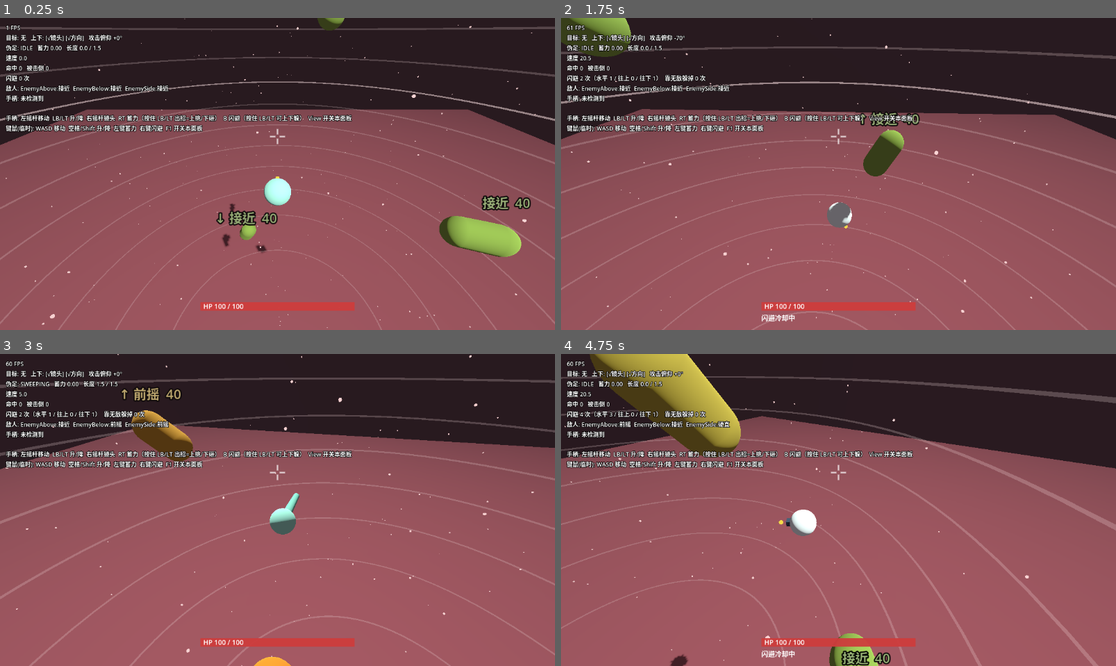
Above: before the commit, frames 1-4 (two rows, left to right).
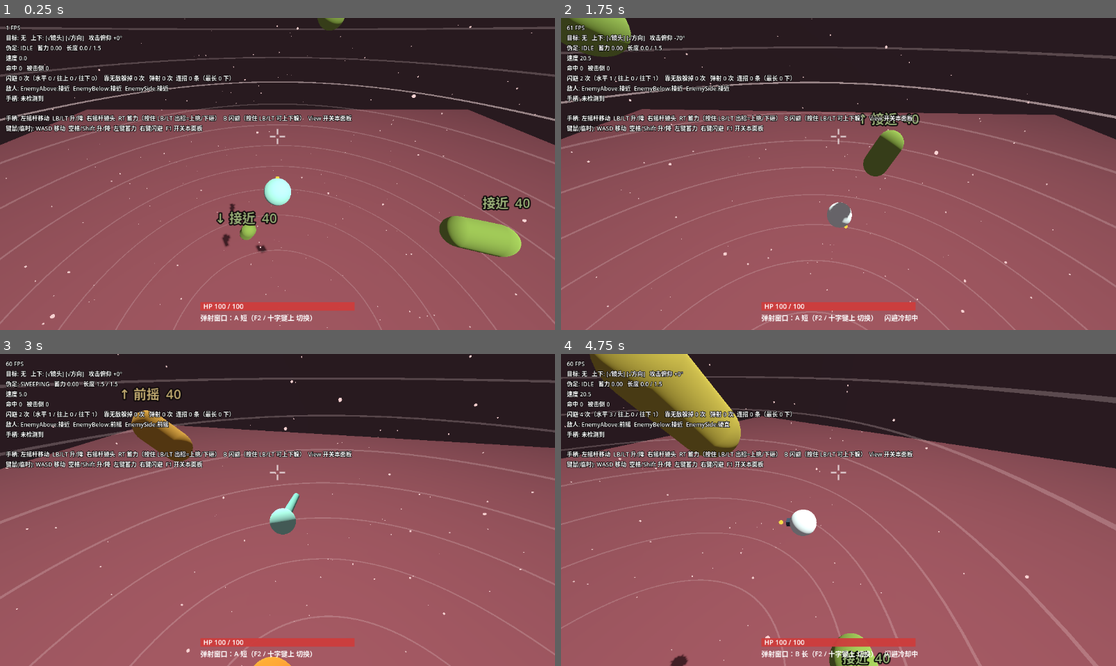
Above: after the commit, the same moments.

Repository: paddypasteur/cellgod
Game: Godot game, scene res://scenes/arena.tscn
The game is run twice, just before and just after one commit, with the same random seed, the same clock (stepped at 60 frames per second) and the same inputs.
Inputs (mouse positions are in pixels of both pictures, inside the frame that each line leads up to):
- Up to frame 1 (0.25 s): no input
- Up to frame 2 (1.75 s): move the mouse to (960, 158) at 0.52 s; hold D (move_right) 0.53-1.28 s; hold Right mouse button (dodge) 0.53-1.28 s; click (960, 158) at 0.8 s; move the mouse to (727, 189) at 1.27 s; hold Shift (move_down) from 1.28 s (still down); click (727, 189) at 1.35 s; right-click (727, 189) at 1.55 s
- Up to frame 3 (3 s): move the mouse to (333, 441) at 2.02 s; release Shift (move_down) at 2.03 s; hold D (move_right) 2.03-2.78 s; hold Right mouse button (dodge) 2.03-2.78 s; click (333, 441) at 2.3 s; move the mouse to (249, 572) at 2.77 s; hold W (move_forward) from 2.78 s (still down); click (249, 572) at 2.85 s
- Up to frame 4 (4.75 s): right-click (810, 572) at 3.05 s; move the mouse to (1005, 556) at 3.52 s; release W (move_forward) at 3.53 s; hold Right mouse button (dodge) 3.53-4.28 s; hold A (move_left) from 3.53 s (still down); click (1005, 556) at 3.8 s; tap F2 (cycle_preset, bound only after the commit) at 4.15 s; move the mouse to (672, 463) at 4.27 s; click (672, 463) at 4.35 s; right-click (672, 463) at 4.55 s

The runs differ from the first frame. In frame 1, 0.6% of the frame differs, in the area x 5-57%, y 18-98%; in frame 2, 0.5%; in frame 3, 0.4%; in frame 4, 0.5%.

Commit message:
连招弹射：命中开窗口、方向锥形选目标、无无敌飞行、到达自动轻击、链长与回头限制
- 窗口按游戏时间算，A/B 两档（0.25 / 0.5 秒），F2 / 十字键上切换
- 到达点放在目标侧面，避免俯冲时主角挡住目标（截图确认）
- 镜头：弹射时拉远并朝飞行方向转
- 试玩记录新增 bounce/strike/chain 事件；统计脚本按 A/B 输出链长、弹射仰角、轻击命中率、闪避频率
- tests/bounce_smoke.gd 8 项冒烟测试（可截图）；docs 同步

Co-Authored-By: Claude Opus 5.5 <noreply@anthropic.com>

Diff:
--- a/scripts/autoload/input_setup.gd
+++ b/scripts/autoload/input_setup.gd
@@ -31,6 +31,8 @@
     _add_action(&"camera_down", [_joy_axis(JOY_AXIS_RIGHT_Y, 1.0)])
 
     _add_action(&"toggle_debug", [_key(KEY_F1), _joy_button(JOY_BUTTON_BACK)])
+    # A/B 预设切换：给开发者当场对比用（当前用于弹射窗口长短）
+    _add_action(&"cycle_preset", [_key(KEY_F2), _joy_button(JOY_BUTTON_DPAD_UP)])
     # 闪避：手柄 B（类魂惯例），键鼠临时用右键
     _add_action(&"dodge", [_mouse(MOUSE_BUTTON_RIGHT), _joy_button(JOY_BUTTON_B)])
 
--- a/scripts/camera/follow_camera.gd
+++ b/scripts/camera/follow_camera.gd
@@ -45,6 +45,14 @@
 ## 松开右摇杆多久后，自动回正才重新生效（秒）。避免刚转好的镜头被立刻拉回去
 @export var auto_follow_resume_delay: float = 1.0
 
+@export_group("弹射时")
+## 弹射途中镜头额外拉远多少米：高速换位时多看到一些周围，到达时才不懵
+@export var bounce_extra_distance: float = 2.5
+## 拉远/拉回的响应速度
+@export var bounce_distance_rate: float = 6.0
+## 弹射途中镜头朝飞行方向转的速度：提前把目标带进画面。0 = 不引导
+@export var bounce_yaw_lead_rate: float = 5.0
+
 @export_group("震动")
 ## 震动强度为 1 时镜头最多偏移多少米
 @export var shake_max_offset: float = 0.35
@@ -52,6 +60,7 @@
 @export var shake_decay: float = 2.5
 
 var _trauma: float = 0.0
+var _extra_distance: float = 0.0
 var _yaw: float = 0.0
 var _pitch_deg: float = 0.0
 var _pivot: Vector3 = Vector3.ZERO
@@ -75,8 +84,28 @@
     _pivot = _pivot.lerp(target.global_position, 1.0 - exp(-position_follow_rate * delta))
     _update_manual(delta)
     _update_yaw(delta)
+    _update_bounce_camera(delta)
     _trauma = maxf(_trauma - shake_decay * delta, 0.0)
     _apply()
+
+
+## 弹射时拉远 + 朝飞行方向引导。只动距离和水平朝向，不动俯仰，更不 roll
+func _update_bounce_camera(delta: float) -> void:
+    var bouncing: bool = target.has_method(&"is_bouncing") and target.call(&"is_bouncing")
+    var want: float = bounce_extra_distance if bouncing else 0.0
+    _extra_distance = lerpf(_extra_distance, want, 1.0 - exp(-bounce_distance_rate * delta))
+    if not bouncing or bounce_yaw_lead_rate <= 0.0:
+        return
+    var v: Vector3 = target.velocity
+    v.y = 0.0
+    if v.length() < 1.0:
+        return
+    var desired: float = atan2(-v.x, -v.z)
+    # 朝镜头方向弹回来时不转：和平时一样，避免镜头绕着主角甩 180°
+    var cam_fwd := Vector3(-sin(_yaw), 0.0, -cos(_yaw))
+    if cam_fwd.dot(v.normalized()) < -0.3:
+        return
+    _yaw = lerp_angle(_yaw, desired, 1.0 - exp(-bounce_yaw_lead_rate * delta))
 
 
 ## 叠加一次震动，强度 0..1，多次受击会叠加但不超过 1
@@ -118,7 +147,7 @@
     var orbit: Basis = Basis(Vector3.UP, _yaw) * Basis(Vector3.RIGHT, pitch)
     # orbit.x 是镜头右方；绕 X 轴的俯仰不改变它，所以它始终水平，平移不会带来 roll
     var look_point: Vector3 = _pivot + Vector3.UP * look_height_offset + orbit.x * shoulder_offset
-    global_position = look_point + orbit * Vector3(0.0, 0.0, distance)
+    global_position = look_point + orbit * Vector3(0.0, 0.0, distance + _extra_distance)
     look_at(look_point, Vector3.UP)
     # 震动只做平移、放在 look_at 之后：不改变朝向，绝不会带出 roll
     if _trauma > 0.0:
--- a/scripts/debug/playtest_logger.gd
+++ b/scripts/debug/playtest_logger.gd
@@ -10,6 +10,10 @@
 ##             （不能用命中那一刻的高度：冲刺已经扑到玩家身边，永远接近 0）
 ##   windup    敌人开始起手；on_screen = 起手那一刻是否在镜头视野内
 ##   sample    每 0.5 秒记一次玩家位置，用来算上下移动的幅度
+##   bounce    玩家弹射；elev_deg = 朝目标方向的仰角；info = 本链第几次弹射
+##   strike    弹射到达后的自动轻击结束；info = 1 打中 / 0 落空（经常落空 = 到达时是懵的）
+##   chain     一条连招链结束；info = "打中几下/弹射几次/结束原因"
+## preset 列 = 当时的 A/B 预设字母（弹射窗口 A 短 / B 长）
 
 @export var player: Player
 ## 关掉就不写文件
@@ -30,6 +34,9 @@
 var dodge_down: int = 0
 var dodge_level: int = 0
 var saved_count: int = 0
+var bounce_count: int = 0
+var chain_count: int = 0
+var longest_chain: int = 0
 
 
 func _ready() -> void:
@@ -47,10 +54,13 @@
     if _file == null:
         enabled = false
         return
-    _file.store_line("t,event,x,y,z,elev_deg,rel_y,on_screen,threats")
+    _file.store_line("t,event,x,y,z,elev_deg,rel_y,on_screen,threats,preset,info")
     print("试玩记录写入 ", ProjectSettings.globalize_path(path))
     player.dodged.connect(_on_dodged)
     player.dodge_saved.connect(_on_dodge_saved)
+    player.bounced.connect(_on_bounced)
+    player.bounce_strike.connect(_on_bounce_strike)
+    player.chain_ended.connect(_on_chain_ended)
     player.health_changed.connect(_on_health_changed)
     _last_health = player.health
 
@@ -88,6 +98,22 @@
     else:
         dodge_level += 1
     _write("dodge", elev, _nearest_threat_rel_y(), -1)
+
+
+func _on_bounced(direction: Vector3, chain_index: int) -> void:
+    bounce_count += 1
+    var elev: float = rad_to_deg(asin(clampf(direction.y, -1.0, 1.0)))
+    _write("bounce", elev, NAN, -1, str(chain_index))
+
+
+func _on_bounce_strike(hit: bool) -> void:
+    _write("strike", 0.0, NAN, -1, "1" if hit else "0")
+
+
+func _on_chain_ended(hits: int, bounces: int, reason: String) -> void:
+    chain_count += 1
+    longest_chain = maxi(longest_chain, hits)
+    _write("chain", 0.0, NAN, -1, "%d/%d/%s" % [hits, bounces, reason])
 
 
 func _on_dodge_saved() -> void:
@@ -136,15 +162,17 @@
     return n
 
 
-func _write(event: String, elev: float, rel_y: float, on_screen: int) -> void:
+func _write(event: String, elev: float, rel_y: float, on_screen: int, info: String = "") -> void:
     if _file == null:
         return
     var p: Vector3 = player.global_position
-    _file.store_line("%.2f,%s,%.2f,%.2f,%.2f,%.1f,%s,%s,%d" % [
+    _file.store_line("%.2f,%s,%.2f,%.2f,%.2f,%.1f,%s,%s,%d,%s,%s" % [
         _time, event, p.x, p.y, p.z, elev,
         "" if is_nan(rel_y) else "%.2f" % rel_y,
         "" if on_screen < 0 else str(on_screen),
         _threat_count(),
+        player.get_ab_preset_letter(),
+        info,
     ])
     # 每行都落盘：试玩可能直接关窗口，不能指望正常退出时才写
     _file.flush()
@@ -152,7 +180,5 @@
 
 ## 调试面板用
 func get_summary() -> String:
-    if dodge_count == 0:
-        return "闪避 0 次"
-    return "闪避 %d 次（水平 %d / 往上 %d / 往下 %d）  靠无敌躲掉 %d 次" % [
-        dodge_count, dodge_level, dodge_up, dodge_down, saved_count]
+    return "闪避 %d 次（水平 %d / 往上 %d / 往下 %d）  靠无敌躲掉 %d 次   弹射 %d 次  连招 %d 条（最长 %d 下）" % [
+        dodge_count, dodge_level, dodge_up, dodge_down, saved_count, bounce_count, chain_count, longest_chain]
--- a/scripts/player/player.gd
+++ b/scripts/player/player.gd
@@ -13,8 +13,20 @@
 signal dodged(direction: Vector3)
 ## 一次攻击正好落在闪避无敌时间里被躲掉（每次闪避最多发一次）
 signal dodge_saved
+## 发起一次弹射。direction = 朝目标的方向（记录仰角用），chain_index = 这是本条链的第几次弹射
+signal bounced(direction: Vector3, chain_index: int)
+## 弹射到达后的自动轻击结束，hit = 有没有打中
+signal bounce_strike(hit: bool)
+## 一条连招链结束。hits = 链里打中了几下（含开链那一下），bounces = 弹射了几次
+signal chain_ended(hits: int, bounces: int, reason: String)
 
 enum PodState { IDLE, CHARGING, EXTENDING, SWEEPING, HOLDING, RETRACTING }
+
+## 弹射窗口长度的 A/B 预设，F2 / 十字键上切换。只把这一个给开发者（策划规格第 8 条）
+const BOUNCE_PRESETS: Array[Dictionary] = [
+    {"name": "A 短", "window": 0.25},
+    {"name": "B 长", "window": 0.5},
+]
 
 @export_group("移动")
 ## 最大悬浮速度（米/秒）
@@ -147,6 +159,28 @@
 ## 提前按下的闪避记住多久（秒）
 @export var dodge_buffer_time: float = 0.15
 
+@export_group("连招弹射")
+## 当前弹射窗口预设（见 BOUNCE_PRESETS）
+@export var bounce_preset: int = 0
+## 在输入方向多大的锥形里找下一个目标（半角，度）。上下和水平一视同仁
+@export_range(5.0, 90.0) var bounce_cone_deg: float = 50.0
+## 多远以内的敌人能被弹过去（米）
+@export var bounce_range: float = 12.0
+## 弹射飞行速度（米/秒）。比闪避（约 20）略快，弹射是进攻性的突进
+@export var bounce_speed: float = 24.0
+## 离目标中心多近算到达（米），到达后自动出一次轻击。要在轻击够得着的范围内
+@export var bounce_arrive_distance: float = 2.2
+## 到达点往目标侧面偏多少（0 = 沿飞行方向直接停在目标前，1 = 完全停在目标侧面）。
+## 不偏的话，从正上方俯冲下去会停在目标正上方，镜头从斜上方看时主角正好挡住目标、两者叠成一团
+## （2026-11-26 截图确认）。侧面 = 相对镜头的左右，取玩家飞来的那一侧
+@export_range(0.0, 1.0) var bounce_arrive_side_weight: float = 0.8
+## 一条链最多弹射几次
+@export var bounce_max_chain: int = 3
+## 方向输入至少多大才算"指了方向"（0..1）。小于它按攻击 = 普通原地接招
+@export_range(0.0, 1.0) var bounce_input_threshold: float = 0.3
+## 弹射窗口开着时身体染上这个颜色，提示"现在可以弹"
+@export var bounce_window_tint: Color = Color(1.0, 0.85, 0.3)
+
 @export_group("生命与受击")
 @export var max_health: float = 100.0
 ## 受击后的无敌时间（秒），防止同一下攻击连续扣血
@@ -189,6 +223,23 @@
 var _dodge_dir: Vector3 = Vector3.FORWARD
 var _dodge_saved_once: bool = false
 
+## 弹射窗口剩余时间（游戏时间：命中定格冻结物理帧，所以定格不会吃掉窗口）
+var _bounce_window: float = 0.0
+var _bouncing: bool = false
+var _bounce_target: Node3D = null
+var _bounce_timer: float = 0.0
+## 到达点相对目标的偏移，起跳时算好，飞行中跟着目标移动
+var _bounce_offset: Vector3 = Vector3.ZERO
+## 当前这一击是弹射到达后的自动轻击
+var _auto_attack: bool = false
+## 当前这一击是否已经打中过东西（第一次打中时开窗口）
+var _attack_hit_any: bool = false
+var _chain_active: bool = false
+var _chain_hits: int = 0
+var _chain_bounces: int = 0
+## 本条链打过的敌人，不能再弹向它们（逼玩家规划路线）
+var _chain_visited: Array[int] = []
+
 var _pod_state: PodState = PodState.IDLE
 var _charge_time: float = 0.0
 var _hold_timer: float = 0.0
@@ -259,6 +310,8 @@
         _buffer_timer = input_buffer_time
     elif event.is_action_pressed(&"dodge"):
         _dodge_buffer = dodge_buffer_time
+    elif event.is_action_pressed(&"cycle_preset"):
+        bounce_preset = (bounce_preset + 1) % BOUNCE_PRESETS.size()
 
 
 func _physics_process(delta: float) -> void:
@@ -269,8 +322,14 @@
     _dodge_cooldown_timer = maxf(_dodge_cooldown_timer - delta, 0.0)
     _dodge_buffer = maxf(_dodge_buffer - delta, 0.0)
     _iframe_timer = maxf(_iframe_timer - delta, 0.0)
+    _bounce_timer = maxf(_bounce_timer - delta, 0.0)
+    if _bounce_window > 0.0:
+        _bounce_window -= delta
+        if _bounce_window <= 0.0 and not _bouncing:
+            _end_chain("timeout")
     _update_facing(delta)
     _update_aim()
+    _try_start_bounce()
     _try_start_dodge()
     _update_pseudopod(delta)
     _update_movement(delta)
@@ -454,7 +513,7 @@
     match _pod_state:
         PodState.IDLE:
             # 闪避途中不起手，按键留在缓冲里，闪完立刻接
-            if _buffer_timer > 0.0 and _dodge_timer <= 0.0:
+            if _buffer_timer > 0.0 and _dodge_timer <= 0.0 and not _bouncing:
                 _buffer_timer = 0.0
                 _charge_time = 0.0
                 if snap_facing_on_attack:
@@ -523,10 +582,21 @@
 
 
 func _release() -> void:
-    _attack_charge = _current_charge()
+    _launch_attack(_current_charge(), _aim_dir, false)
+
+
+## 发出一击。auto = 弹射到达后的自动轻击：它属于当前连招链；玩家自己出的招则开始新的链
+func _launch_attack(charge: float, direction: Vector3, auto: bool) -> void:
+    if not auto:
+        # 窗口里不指方向按攻击 = 原地接招，按规格这不是弹射，旧链到此结束
+        _end_chain("followup")
+    _auto_attack = auto
+    _attack_hit_any = false
+    _bounce_window = 0.0
+    _attack_charge = charge
     _target_length = lerpf(pod_min_length, pod_max_length, _attack_charge)
-    _attack_dir = _aim_dir
-    if _target != null:
+    _attack_dir = direction
+    if _target != null or auto:
         _face_toward(_attack_dir)
     _pod_length = 0.0
     _swing_axis = _swing_axis_for(_attack_dir)
@@ -544,6 +614,12 @@
 func _enter_hold() -> void:
     _hold_timer = lerpf(hold_time_short, hold_time_long, _attack_charge)
     _pod_state = PodState.HOLDING
+    # 挥扫结束：弹射到达后的那一击到这里就知道有没有打中
+    if _auto_attack:
+        _auto_attack = false
+        bounce_strike.emit(_attack_hit_any)
+        if not _attack_hit_any:
+            _end_chain("miss")
 
 
 func _deal_hit(target: Object, direction: Vector3) -> void:
@@ -553,6 +629,7 @@
         target.call(&"take_hit", _attack_charge, direction)
     if target is Node:
         hit_landed.emit(target, _attack_charge)
+    _on_chain_hit(target)
     _play_sfx(&"hit", lerpf(1.2, 0.75, _attack_charge))
     # 按路径取 autoload 而不是直接写 HitStop：单脚本语法检查不加载 autoload，
     # 直接引用会让 --check-only 报"找不到标识符"
@@ -625,7 +702,9 @@
 # ---------------------------------------------------------------- 移动
 
 func _update_movement(delta: float) -> void:
-    if _dodge_timer > 0.0:
+    if _bouncing:
+        _update_bounce_flight()
+    elif _dodge_timer > 0.0:
         _dodge_timer -= delta
         velocity = _dodge_dir * (dodge_distance / maxf(dodge_duration, 0.01))
         if _dodge_timer <= 0.0:
@@ -656,10 +735,157 @@
     return right * planar.x - fwd * planar.y + Vector3.UP * vertical * vertical_scale
 
 
+# ---------------------------------------------------------------- 连招弹射
+#
+# 普通连招是时间上的序列，弹射连招是空间上的序列：命中后指一个方向，把自己甩向那边的下一个敌人，
+# 到达自动出一次轻击，打中再开下一个窗口。在球形战场里"打谁"同时决定"我下一秒在哪一层"。
+# 风险结构：只有命中才开窗口（打空照样走完收回挨罚）；弹射没有无敌（否则它严格优于闪避）。
+
+
+## 每一击第一次打中东西时开窗口；同一击扫中多个只算链里的一下，但它们都记为"打过了"
+func _on_chain_hit(target: Object) -> void:
+    if target != null:
+        _chain_visited.append(target.get_instance_id())
+    if _attack_hit_any:
+        return
+    _attack_hit_any = true
+    if not _chain_active:
+        _chain_active = true
+        _chain_hits = 0
+        _chain_bounces = 0
+        # 刚打中的目标在上面已经记入，这里只清掉更早的
+        var keep: int = target.get_instance_id() if target != null else 0
+        _chain_visited = [keep]
+    _chain_hits += 1
+    if _chain_bounces < bounce_max_chain:
+        _bounce_window = float(_current_bounce_preset()["window"])
+    else:
+        _end_chain("max")
+
+
+## 窗口内 有方向输入 + 按攻击 + 锥形里有没打过的敌人 → 弹射。
+## 任何一条不满足都不弹，攻击键留在缓冲里走原来的"原地接招"，玩家永远不会被甩到不想去的地方
+func _try_start_bounce() -> void:
+    if _bounce_window <= 0.0 or _bouncing or _buffer_timer <= 0.0 or _stun_timer > 0.0:
+        return
+    var wish: Vector3 = _move_input_world(1.0)
+    if wish.length() < bounce_input_threshold:
+        return
+    var target: Node3D = _find_bounce_target(wish.normalized())
+    if target == null:
+        return
+    _buffer_timer = 0.0
+    _bounce_window = 0.0
+    # 取消剩下的停留和收回：这正是弹射的价值，否则链条中间有停顿
+    _pod_state = PodState.IDLE
+    _pod_length = 0.0
+    _bouncing = true
+    _bounce_target = target
+    _bounce_timer = bounce_range / maxf(bounce_speed, 0.1) + 0.3
+    _chain_bounces += 1
+    var dir: Vector3 = (target.global_position - global_position).normalized()
+    _bounce_offset = _compute_arrive_offset(target)
+    _face_toward(dir)
+    _play_sfx(&"swing", 1.4)
+    bounced.emit(dir, _chain_bounces)
+
+
+## 锥形内找目标；多个时用准星当裁判（复用索敌判据），没在屏幕上的按夹角排在后面
+func _find_bounce_target(dir: Vector3) -> Node3D:
+    var cam: Camera3D = get_viewport().get_camera_3d()
+    var cos_limit: float = cos(deg_to_rad(bounce_cone_deg))
+    var best: Node3D = null
+    var best_score: float = INF
+    for node: Node in get_tree().get_nodes_in_group(&"target"):
+        var t := node as Node3D
+        if t == null or _chain_visited.has(t.get_instance_id()):
+            continue
+        var to: Vector3 = t.global_position - global_position
+        var dist: float = to.length()
+        if dist < 0.001 or dist > bounce_range:
+            continue
+        var cos_angle: float = dir.dot(to / dist)
+        if cos_angle < cos_limit:
+            continue
+        var score: float = 100000.0 + (1.0 - cos_angle) * 1000.0
+        if cam != null and not cam.is_position_behind(t.global_position):
+            score = cam.unproject_position(t.global_position).distance_to(get_aim_screen_point())
+        if score < best_score:
+            best_score = score
+            best = t
+    return best
+
+
+func _update_bounce_flight() -> void:
+    var target := _bounce_target
+    if target == null or not is_instance_valid(target) or not target.is_in_group(&"target"):
+        # 目标在路上死了：停下，链结束
+        _bouncing = false
+        velocity *= 0.3
+        _end_chain("lost")
+        return
+    var goal: Vector3 = target.global_position + _bounce_offset
+    var to_goal: Vector3 = goal - global_position
+    var dist: float = to_goal.length()
+    var to_target: Vector3 = (target.global_position - global_position).normalized()
+    if dist <= 0.4 or _bounce_timer <= 0.0:
+        _bouncing = false
+        # 到达时留一点前冲的惯性，不要急刹
+        velocity = to_target * max_speed * 0.5
+        _launch_attack(0.0, to_target, true)
+        return
+    # 每帧重新瞄准：敌人在动，直线飞向出发时的位置会扑空。离到达点很近时减速，避免一帧冲过头
+    velocity = to_goal / dist * minf(bounce_speed, dist / maxf(get_physics_process_delta_time(), 0.001))
+    _face_toward(to_target)
+
+
+## 到达点 = 目标 + 偏移。偏移由"沿来路退回"和"往镜头左/右侧让开"按权重混合，长度 = 到达距离
+func _compute_arrive_offset(target: Node3D) -> Vector3:
+    var from_target: Vector3 = global_position - target.global_position
+    var back: Vector3 = from_target.normalized() if from_target.length_squared() > 0.0001 else Vector3.BACK
+    var side: Vector3 = back
+    var cam: Camera3D = get_viewport().get_camera_3d()
+    if cam != null:
+        var cam_right: Vector3 = cam.global_basis.x
+        cam_right.y = 0.0
+        if cam_right.length_squared() > 0.0001:
+            cam_right = cam_right.normalized()
+            var s: float = signf(from_target.dot(cam_right))
+            side = cam_right * (s if s != 0.0 else 1.0)
+    var mixed: Vector3 = back.lerp(side, bounce_arrive_side_weight)
+    if mixed.length_squared() < 0.0001:
+        mixed = side
+    return mixed.normalized() * bounce_arrive_distance
+
+
+func _end_chain(reason: String) -> void:
+    _bounce_window = 0.0
+    if not _chain_active:
+        return
+    _chain_active = false
+    chain_ended.emit(_chain_hits, _chain_bounces, reason)
+
+
+func _current_bounce_preset() -> Dictionary:
+    return BOUNCE_PRESETS[clampi(bounce_preset, 0, BOUNCE_PRESETS.size() - 1)]
+
+
+func is_bouncing() -> bool:
+    return _bouncing
+
+
+## 试玩记录用：当前 A/B 预设的字母
+func get_ab_preset_letter() -> String:
+    return str(_current_bounce_preset()["name"]).substr(0, 1)
+
+
 ## 闪避方向 = 当前移动输入（含上升/下降），所以能往上、往下躲；没推方向就往身后撤。
 ## 只能在待机或蓄力时闪：伪足伸出去之后"门户大开"是长伪足的代价，不能用闪避抵消
 func _try_start_dodge() -> void:
     if _dodge_buffer <= 0.0 or _dodge_timer > 0.0 or _dodge_cooldown_timer > 0.0 or _stun_timer > 0.0:
+        return
+    # 弹射途中不能闪：两个位移叠在一起读不清，而且弹射本来就是"选择了暴露"
+    if _bouncing:
         return
     match _pod_state:
         PodState.IDLE:
@@ -688,11 +914,12 @@
     return _dodge_timer > 0.0
 
 
-## 血条下面那行提示。闪避冷却中才显示，平时空着不占地方
+## 血条下面那行提示：当前 A/B 预设常驻；闪避冷却中再加一句
 func get_hud_hint() -> String:
+    var hint: String = "弹射窗口：%s（F2 / 十字键上 切换）" % _current_bounce_preset()["name"]
     if _dodge_cooldown_timer > 0.0:
-        return "闪避冷却中"
-    return ""
+        hint += "    闪避冷却中"
+    return hint
 
 
 ## 敌人攻击命中时调用。返回 false 表示处于无敌时间、这一下没生效
@@ -704,6 +931,10 @@
         return false
     if _invuln_timer > 0.0:
         return false
+    # 弹射没有无敌：途中被打中就被打断，链结束
+    if _bouncing:
+        _bouncing = false
+        _end_chain("hurt")
     health -= amount
     _invuln_timer = hurt_invuln_time
     _stun_timer = hurt_stun_time
@@ -776,6 +1007,9 @@
         # 无敌时间内身体发白，玩家能看出"这段时间被打不到"
         if _iframe_timer > 0.0:
             color = color.lerp(Color.WHITE, 0.6)
+        # 弹射窗口开着时身体发黄：窗口只有零点几秒，不提示的话玩家不知道它存在
+        elif _bounce_window > 0.0:
+            color = color.lerp(bounce_window_tint, 0.7)
         _body_material.albedo_color = color
 
     _aim_marker.visible = idle_or_charging
--- /dev/null
+++ b/tests/bounce_smoke.gd
@@ -0,0 +1,155 @@
+extends SceneTree
+## 连招弹射冒烟测试（无界面）。三只敌人冻住摆好：A 正前方、B 右上方、C 左下方。
+## 流程：轻击打中 A → 窗口内按住上升+前推+攻击 → 弹向 B → 自动轻击打中 B →
+##       窗口内按住下降+攻击 → 弹向 C → 打中 C → 窗口超时，链结束（3 下 / 弹 2 次）。
+## 用法：godot --headless --path . -s tests/bounce_smoke.gd
+## 截图检查镜头（窗口模式，会弹窗几秒）：
+##   godot --path . --resolution 960x540 -s tests/bounce_smoke.gd -- --out=输出目录
+## 每次弹射存三张：起跳、飞行途中、到达出手
+
+var _frame: int = 0
+var _phase: int = 0
+var _phase_frame: int = 0
+var _p: Player
+var _a: Enemy
+var _b: Enemy
+var _c: Enemy
+var _bounces: Array = []
+var _strikes: Array = []
+var _chains: Array = []
+var _out_dir: String = ""
+var _was_bouncing: bool = false
+var _flight_frames: int = 0
+
+
+func _initialize() -> void:
+    for arg: String in OS.get_cmdline_user_args():
+        if arg.begins_with("--out="):
+            _out_dir = arg.trim_prefix("--out=")
+            DirAccess.make_dir_recursive_absolute(_out_dir)
+    var scene: Node = (load("res://scenes/arena.tscn") as PackedScene).instantiate()
+    scene.get_node("PlaytestLogger").set("enabled", false)
+    root.add_child(scene)
+    _p = scene.get_node("Player")
+    _a = scene.get_node("Enemies/EnemySide")
+    _b = scene.get_node("Enemies/EnemyAbove")
+    _c = scene.get_node("Enemies/EnemyBelow")
+    _p.bounced.connect(func(d: Vector3, i: int) -> void: _bounces.append([d, i]))
+    _p.bounce_strike.connect(func(hit: bool) -> void: _strikes.append(hit))
+    _p.chain_ended.connect(func(h: int, b: int, r: String) -> void: _chains.append([h, b, r]))
+
+
+func _press(action: StringName) -> void:
+    var ev := InputEventAction.new()
+    ev.action = action
+    ev.pressed = true
+    Input.parse_input_event(ev)
+    Input.action_press(action)
+
+
+func _check(label: String, ok: bool, detail: String = "") -> void:
+    print("%s %s %s" % ["PASS" if ok else "FAIL", label, detail])
+
+
+func _next() -> void:
+    _phase += 1
+    _phase_frame = 0
+
+
+func _shoot(name: String) -> void:
+    if _out_dir.is_empty():
+        return
+    root.get_viewport().get_texture().get_image().save_png(_out_dir.path_join(name + ".png"))
+
+
+func _physics_process(_delta: float) -> bool:
+    _frame += 1
+    _phase_frame += 1
+    if _p != null:
+        var bouncing: bool = _p.is_bouncing()
+        if bouncing:
+            _flight_frames += 1
+            if _flight_frames == 1:
+                _shoot("bounce%d_1_start" % _bounces.size())
+            elif _flight_frames == 6:
+                _shoot("bounce%d_2_flight" % _bounces.size())
+        elif _was_bouncing:
+            # 刚到达：自动轻击刚出手
+            _shoot("bounce%d_3_arrive" % _bounces.size())
+            _flight_frames = 0
+        _was_bouncing = bouncing
+    if _frame == 50:
+        # 冻住敌人：只测弹射本身，不让它们游走和出手
+        for e: Enemy in [_a, _b, _c]:
+            e.set_physics_process(false)
+            e.velocity = Vector3.ZERO
+        _a.global_position = Vector3(0.0, 0.0, -2.0)
+        _b.global_position = Vector3(3.0, 5.0, -3.0)
+        _c.global_position = Vector3(-3.0, -5.0, -3.0)
+        _p.global_position = Vector3.ZERO
+    if _frame < 60:
+        return false
+
+    match _phase:
+        0:
+            _press(&"pseudopod")
+            _next()
+        1:
+            if _phase_frame == 3:
+                Input.action_release(&"pseudopod")
+            if _p._bounce_window > 0.0:
+                _check("轻击打中 A 后开窗口", true, "window=%.2f" % _p._bounce_window)
+                Input.action_press(&"move_up")
+                Input.action_press(&"move_forward")
+                _press(&"pseudopod")
+                _next()
+            elif _phase_frame > 60:
+                _check("轻击打中 A 后开窗口", false)
+                return true
+        2:
+            if _phase_frame == 2:
+                _check("窗口内 方向+攻击 = 弹射", _p.is_bouncing() and _p._bounce_target == _b,
+                    "target=%s" % (_p._bounce_target.name if _p._bounce_target else "无"))
+                _check("弹射没有无敌", _p._iframe_timer <= 0.0)
+                Input.action_release(&"pseudopod")
+                Input.action_release(&"move_up")
+                Input.action_release(&"move_forward")
+            if _strikes.size() >= 1:
+                _check("到达 B 后自动轻击打中", _strikes[0] == true,
+                    "离 B %.2f 米" % _p.global_position.distance_to(_b.global_position))
+                _next()
+            elif _phase_frame > 90:
+                _check("到达 B 后自动轻击", false, "没有发生")
+                return true
+        3:
+            if _p._bounce_window > 0.0 and _phase_frame > 1:
+                Input.action_press(&"move_down")
+                _press(&"pseudopod")
+                _next()
+            elif _phase_frame > 60:
+                _check("打中 B 后开下一个窗口", false)
+                return true
+        4:
+            if _phase_frame == 2:
+                _check("往下弹向 C（不会弹回 A/B）", _p.is_bouncing() and _p._bounce_target == _c,
+                    "target=%s" % (_p._bounce_target.name if _p._bounce_target else "无"))
+                Input.action_release(&"pseudopod")
+                Input.action_release(&"move_down")
+            if _strikes.size() >= 2:
+                _check("到达 C 后自动轻击打中", _strikes[1] == true)
+                _next()
+            elif _phase_frame > 90:
+                _check("到达 C 后自动轻击", false, "没有发生")
+                return true
+        5:
+            if not _chains.is_empty():
+                var c: Array = _chains[0]
+                _check("窗口超时后链结束：3 下 / 弹 2 次", c[0] == 3 and c[1] == 2 and c[2] == "timeout",
+                    "hits=%d bounces=%d reason=%s" % [c[0], c[1], c[2]])
+                var elevs: Array = _bounces.map(func(x: Array) -> float: return rad_to_deg(asin((x[0] as Vector3).y)))
+                _check("弹射仰角一上一下", elevs.size() == 2 and elevs[0] > 20.0 and elevs[1] < -20.0, str(elevs))
+                return true
+            elif _phase_frame > 120:
+                _check("链结束", false, "没有发生")
+                return true
+    return false
Not shown, changed: docs/INBOX.md
Not shown, changed: docs/STATE.md
